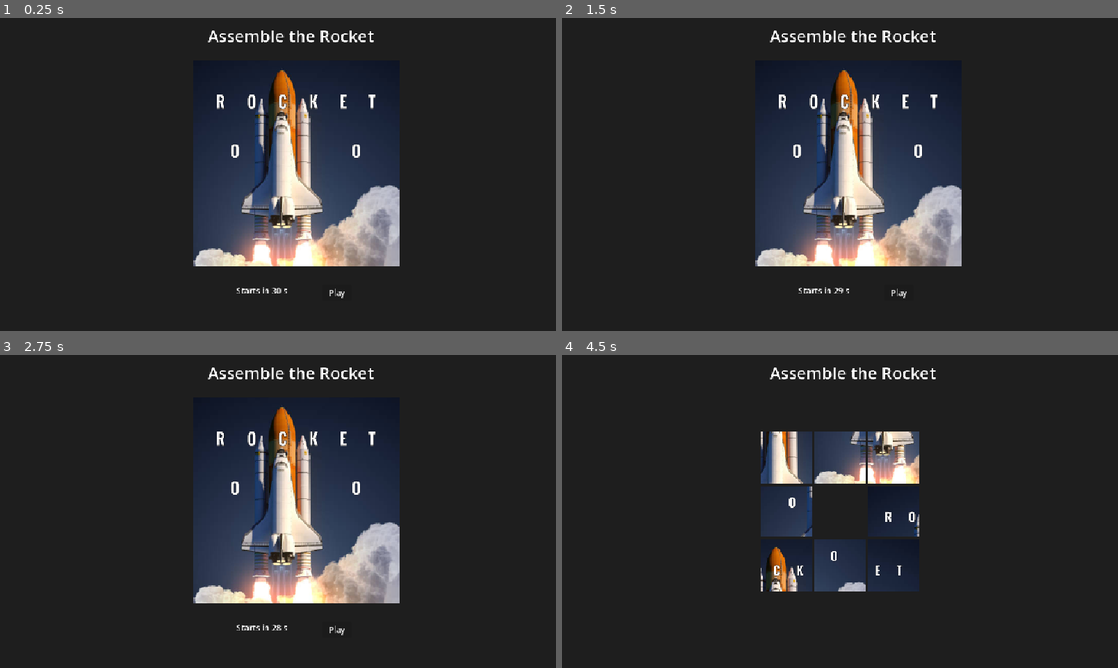
Above: before the commit, frames 1-4 (two rows, left to right).
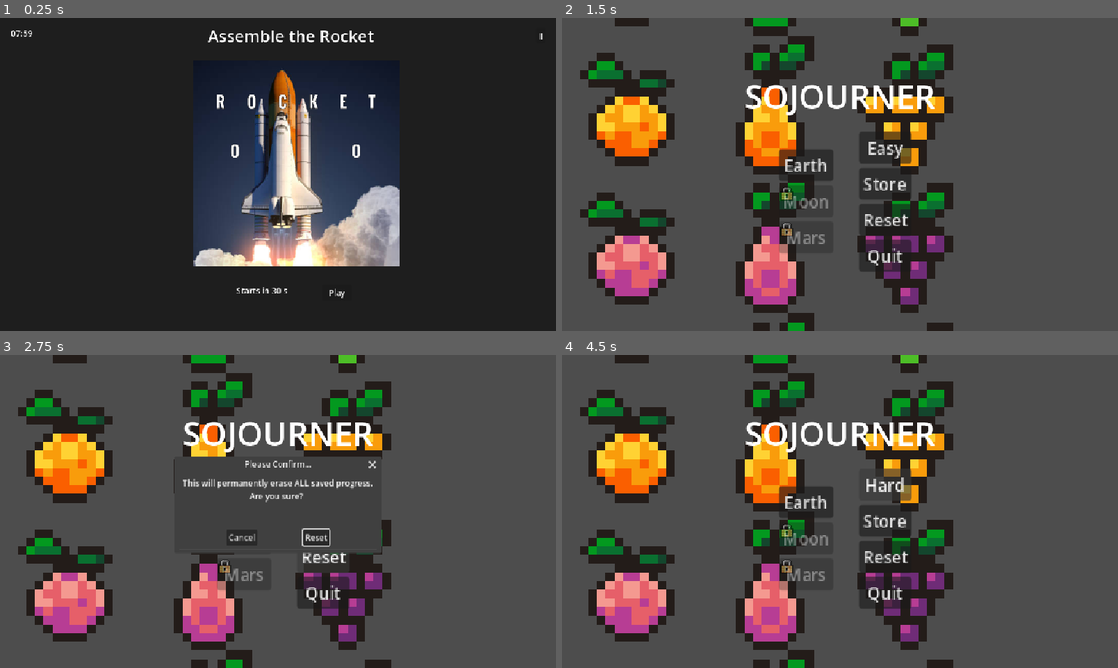
Above: after the commit, the same moments.

Repository: roboz1005/TeamAlpha_BUET_GAMEJAM2026
Game: Godot game, scene res://scenes/rocket/rocket_builder.tscn
Two runs of this game, one before a commit and one after it. Both use one fixed random seed, a clock stepped at 60 frames per second and the inputs below. This scene is started directly instead of the project's main scene.
Inputs (mouse positions are in pixels of both pictures, inside the frame that each line leads up to):
- Up to frame 1 (0.25 s): no input
- Up to frame 2 (1.5 s): click (1101, 36) at 0.5 s, where only the run after the commit has a clickable "II"; click (840, 205) at 1.25 s, where only the run after the commit has a clickable "Main Menu"
- Up to frame 3 (2.75 s): click (322, 555) at 2 s, where only the run after the commit has a clickable "Reset"
- Up to frame 4 (4.5 s): click (878, 536) at 2.75 s, where only the run after the commit has a clickable "Reset"; click (901, 630) at 3.5 s, where only the run before the commit has a clickable "Play"; click (884, 483) at 4.25 s, where only the run after the commit has a clickable "Easy"

The runs differ from the first frame. In frame 1, less than 0.1% of the frame differs, in the area x 2-98%, y 4-7%; in frame 2, 92%, in the area x 0-100%, y 0-100%; in frame 3, 90%; in frame 4, 88%.

Commit message:
coding finished

Diff:
--- a/scenes/menu/main_menu.tscn
+++ b/scenes/menu/main_menu.tscn
@@ -119,13 +119,27 @@
 layout_mode = 2
 text = "Store"
 
+[node name="ResetButton" type="Button" parent="HBoxContainer/VBoxContainer2" unique_id=1324368877]
+layout_mode = 2
+text = "Reset"
+
 [node name="QuitButton" type="Button" parent="HBoxContainer/VBoxContainer2" unique_id=960375854]
 layout_mode = 2
 text = "Quit"
+
+[node name="ResetConfirmDialog" type="ConfirmationDialog" parent="." unique_id=471241033]
+oversampling_override = 1.0
+initial_position = 2
+size = Vector2i(386, 150)
+ok_button_text = "Reset"
+dialog_text = "This will permanently erase ALL saved progress.
+                               Are you sure?"
 
 [connection signal="pressed" from="HBoxContainer/VBoxContainer/EarthButton" to="." method="_on_earth_button_pressed"]
 [connection signal="pressed" from="HBoxContainer/VBoxContainer/MoonButton" to="." method="_on_moon_button_pressed"]
 [connection signal="pressed" from="HBoxContainer/VBoxContainer/MarsButton" to="." method="_on_mars_button_pressed"]
 [connection signal="pressed" from="HBoxContainer/VBoxContainer2/DifficultyButton" to="." method="_on_difficulty_button_pressed"]
 [connection signal="pressed" from="HBoxContainer/VBoxContainer2/StoreButton" to="." method="_on_store_button_pressed"]
+[connection signal="pressed" from="HBoxContainer/VBoxContainer2/ResetButton" to="." method="_on_reset_button_pressed"]
 [connection signal="pressed" from="HBoxContainer/VBoxContainer2/QuitButton" to="." method="_on_quit_button_pressed"]
+[connection signal="confirmed" from="ResetConfirmDialog" to="." method="_on_reset_confirm_dialog_confirmed"]
--- a/scenes/menu/shop.tscn
+++ b/scenes/menu/shop.tscn
@@ -22,24 +22,48 @@
 
 [node name="CoinsLabel" type="Label" parent="." unique_id=1128730995]
 layout_mode = 0
-offset_right = 40.0
-offset_bottom = 23.0
+offset_left = 45.0
+offset_top = 15.0
+offset_right = 88.0
+offset_bottom = 38.0
+text = "Coins"
 
-[node name="BulletList" type="VBoxContainer" parent="." unique_id=702775808]
+[node name="ScrollContainer" type="ScrollContainer" parent="." unique_id=508989163]
 layout_mode = 0
-offset_right = 40.0
-offset_bottom = 40.0
+offset_left = 45.0
+offset_top = 45.0
+offset_right = 945.0
+offset_bottom = 445.0
+
+[node name="BulletList" type="VBoxContainer" parent="ScrollContainer" unique_id=702775808]
+layout_mode = 2
+
+[node name="VBoxContainer" type="VBoxContainer" parent="." unique_id=1907538280]
+layout_mode = 0
+offset_left = 45.0
+offset_top = 460.0
+offset_right = 96.0
+offset_bottom = 495.0
+
+[node name="PotionLabel" type="Label" parent="VBoxContainer" unique_id=174508182]
+layout_mode = 2
+text = "Potion"
+
+[node name="PotionButton" type="Button" parent="VBoxContainer" unique_id=1992178825]
+layout_mode = 2
+text = "Buy"
 
 [node name="BackButton" type="Button" parent="." unique_id=1125648988]
 layout_mode = 1
 anchors_preset = 1
 anchor_left = 1.0
 anchor_right = 1.0
-offset_left = -53.0
-offset_top = 5.0
-offset_right = -8.0
-offset_bottom = 36.0
+offset_left = -60.0
+offset_top = 15.0
+offset_right = -15.0
+offset_bottom = 46.0
 grow_horizontal = 0
 text = "Back"
 
+[connection signal="pressed" from="VBoxContainer/PotionButton" to="." method="_on_potion_button_pressed"]
 [connection signal="pressed" from="BackButton" to="." method="_on_back_button_pressed"]
--- a/scenes/rocket/rocket_builder.tscn
+++ b/scenes/rocket/rocket_builder.tscn
@@ -3,6 +3,7 @@
 [ext_resource type="Texture2D" uid="uid://cvgby6d6k86jb" path="res://assets/sprites/rocket/rocket_image_01.jpg" id="1_4aft2"]
 [ext_resource type="Script" uid="uid://d1ua645n83ux5" path="res://scripts/rocket/rocket_puzzle.gd" id="1_q1g8t"]
 [ext_resource type="Texture2D" uid="uid://m7c4shmrp5tm" path="res://assets/sprites/rocket/rocket_image_02.png" id="2_q1g8t"]
+[ext_resource type="PackedScene" uid="uid://bo5iaemgtknmu" path="res://scenes/ui/pause_menu.tscn" id="4_rcqne"]
 
 [node name="RocketBuilder" type="Control" unique_id=1966412106]
 layout_mode = 3
@@ -38,6 +39,14 @@
 theme_override_font_sizes/font_size = 32
 text = "Assemble the Rocket"
 horizontal_alignment = 1
+
+[node name="TimerLabel" type="Label" parent="." unique_id=1562800477]
+layout_mode = 0
+offset_left = 21.0
+offset_top = 18.0
+offset_right = 66.0
+offset_bottom = 41.0
+text = "Timer"
 
 [node name="PreviewLayer" type="Control" parent="." unique_id=1940826251]
 layout_mode = 1
@@ -144,6 +153,21 @@
 wait_time = 2.0
 one_shot = true
 
+[node name="PauseButton" type="Button" parent="." unique_id=189090584]
+layout_mode = 1
+anchors_preset = 1
+anchor_left = 1.0
+anchor_right = 1.0
+offset_left = -39.0
+offset_top = 19.0
+offset_right = -21.0
+offset_bottom = 50.0
+grow_horizontal = 0
+text = "II"
+
+[node name="PauseMenu" parent="." unique_id=480114824 instance=ExtResource("4_rcqne")]
+
 [connection signal="pressed" from="PreviewLayer/PlayButton" to="." method="_on_play_button_pressed"]
 [connection signal="timeout" from="PreviewTimer" to="." method="_on_preview_timer_timeout"]
 [connection signal="timeout" from="WinTimer" to="." method="_on_win_timer_timeout"]
+[connection signal="pressed" from="PauseButton" to="." method="_on_pause_button_pressed"]
--- a/scripts/autoload/game_manager.gd
+++ b/scripts/autoload/game_manager.gd
@@ -32,6 +32,7 @@
 	"fast": {"name": "Fast Round", "cost": 50, "scene": "res://scenes/entities/bullet_fast.tscn"},
 	"row": {"name": "2 Bullet", "cost": 100, "scene": "res://scenes/entities/bullet_row.tscn"},
 }
+const POTION_COST := 200
 
 # ---------- Persisted state ----------
 var difficulty: String = "easy"    # "easy" or "hard"
@@ -39,13 +40,61 @@
 var map_completed: Dictionary = {"earth": false, "moon": false, "mars": false}
 
 var coins: int = 0
+var max_health_bonus: int = 0
 var unlocked_bullets: Array[String] = ["default"]
 var equipped_bullet: String = "default"
-var earth_current_level: int = 0
-var earth_levels_cleared: Array = []
-var earth_timer_remaining: float = EARTH_TIMER_LIMIT_EASY
-var earth_is_rusted: bool = false
-var earth_pre_rust_level: int = 0
+
+var earth_progress: Dictionary = {
+	"easy": make_default_earth_progress("easy"),
+	"hard": make_default_earth_progress("hard"),
+}
+
+func make_default_earth_progress(diff: String) -> Dictionary:
+	return {
+		"current_level": 0,
+		"levels_cleared": [],
+		"timer_remaining": EARTH_TIMER_LIMIT_HARD if diff == "hard" else EARTH_TIMER_LIMIT_EASY,
+		"is_rusted": false,
+		"pre_rust_level": 0,
+		"rust_return_scene": "",
+		"map_completed": false,
+	}
+
+var earth_current_level: int:
+	get:
+		return earth_progress[difficulty]["current_level"]
+	set(value):
+		earth_progress[difficulty]["current_level"] = value
+
+var earth_levels_cleared: Array:
+	get:
+		return earth_progress[difficulty]["levels_cleared"]
+	set(value):
+		earth_progress[difficulty]["levels_cleared"] = value
+
+var earth_timer_remaining: float:
+	get:
+		return earth_progress[difficulty]["timer_remaining"]
+	set(value):
+		earth_progress[difficulty]["timer_remaining"] = value
+
+var earth_is_rusted: bool:
+	get:
+		return earth_progress[difficulty]["is_rusted"]
+	set(value):
+		earth_progress[difficulty]["is_rusted"] = value
+
+var earth_pre_rust_level: int:
+	get:
+		return earth_progress[difficulty]["pre_rust_level"]
+	set(value):
+		earth_progress[difficulty]["pre_rust_level"] = value
+
+var earth_rust_return_scene: String:
+	get:
+		return earth_progress[difficulty]["rust_return_scene"]
+	set(value):
+		earth_progress[difficulty]["rust_return_scene"] = value
 
 # ---------- Runtime-only state (NOT saved) ----------
 var earth_timer_running: bool = false
@@ -85,6 +134,7 @@
 	get_tree().reload_current_scene()
 
 func complete_earth_map() -> void:
+	earth_progress[difficulty]["map_completed"] = true
 	map_completed["earth"] = true
 	unlocked_maps["moon"] = true
 	earth_timer_running = false
@@ -95,6 +145,7 @@
 	earth_is_rusted = true
 	earth_timer_running = false
 	earth_pre_rust_level = earth_current_level
+	earth_rust_return_scene = get_tree().current_scene.scene_file_path
 	SaveManager.save_game()
 	get_tree().change_scene_to_file(EARTH_BONUS_SCENE)
 
@@ -102,8 +153,25 @@
 	earth_is_rusted = false
 	earth_timer_remaining += EARTH_RUST_BONUS_TIME
 	earth_current_level = earth_pre_rust_level
-	SaveManager.save_game()
-	get_tree().call_deferred("change_scene_to_file", EARTH_LEVEL_SCENES[earth_current_level])
+	var return_scene: String = earth_rust_return_scene
+	if return_scene == "":
+		return_scene = EARTH_LEVEL_SCENES[earth_current_level]
+	SaveManager.save_game()
+	get_tree().change_scene_to_file(return_scene)
+
+func reset_all_progress() -> void:
+	difficulty = "easy"
+	unlocked_maps = {"earth": true, "moon": false, "mars": false}
+	map_completed = {"earth": false, "moon": false, "mars": false}
+	earth_progress = {
+		"easy": make_default_earth_progress("easy"),
+		"hard": make_default_earth_progress("hard"),
+	}
+	coins = 0
+	unlocked_bullets = ["default"]
+	equipped_bullet = "default"
+	max_health_bonus = 0
+	SaveManager.save_game()
 
 func add_coins(amount: int) -> void:
 	coins += amount
@@ -125,3 +193,11 @@
 	if unlocked_bullets.has(bullet_id):
 		equipped_bullet = bullet_id
 		SaveManager.save_game()
+
+func buy_potion() -> bool:
+	if coins < POTION_COST:
+		return false
+	coins -= POTION_COST
+	max_health_bonus += 1
+	SaveManager.save_game()
+	return true
--- a/scripts/autoload/save_manager.gd
+++ b/scripts/autoload/save_manager.gd
@@ -8,14 +8,11 @@
 		"difficulty": GameManager.difficulty,
 		"unlocked_maps": GameManager.unlocked_maps,
 		"map_completed": GameManager.map_completed,
-		"earth_current_level": GameManager.earth_current_level,
-		"earth_levels_cleared": GameManager.earth_levels_cleared,
-		"earth_timer_remaining": GameManager.earth_timer_remaining,
-		"earth_is_rusted": GameManager.earth_is_rusted,
-		"earth_pre_rust_level": GameManager.earth_pre_rust_level,
+		"earth_progress": GameManager.earth_progress,
 		"coins": GameManager.coins,
 		"unlocked_bullets": GameManager.unlocked_bullets,
 		"equipped_bullet": GameManager.equipped_bullet,
+		"max_health_bonus": GameManager.max_health_bonus,
 	}
 	var file := FileAccess.open(SAVE_PATH, FileAccess.WRITE)
 	if file:
@@ -40,25 +37,34 @@
 	GameManager.difficulty = data.get("difficulty", "easy")
 	GameManager.unlocked_maps = data.get("unlocked_maps", GameManager.unlocked_maps)
 	GameManager.map_completed = data.get("map_completed", GameManager.map_completed)
-
-	# JSON always returns numbers as float — cast every int field back explicitly.
-	GameManager.earth_current_level = int(data.get("earth_current_level", 0))
-	GameManager.earth_pre_rust_level = int(data.get("earth_pre_rust_level", 0))
-	GameManager.earth_is_rusted = data.get("earth_is_rusted", false)
-	GameManager.earth_timer_remaining = float(data.get("earth_timer_remaining", GameManager.get_earth_timer_limit()))
 	GameManager.coins = int(data.get("coins", 0))
 	GameManager.equipped_bullet = data.get("equipped_bullet", "default")
+	GameManager.max_health_bonus = int(data.get("max_health_bonus", 0))
+
 	var unlocked_raw: Array = data.get("unlocked_bullets", ["default"])
 	var unlocked: Array[String] = []
 	for v in unlocked_raw:
 		unlocked.append(str(v))
 	GameManager.unlocked_bullets = unlocked
 
-	var cleared_raw: Array = data.get("earth_levels_cleared", [])
-	var cleared: Array = []
-	for v in cleared_raw:
-		cleared.append(int(v))
-	GameManager.earth_levels_cleared = cleared
+	# earth_progress is nested per difficulty, so rebuild each slot explicitly —
+	# JSON always returns numbers as float, so every int field is cast back.
+	var progress_raw: Dictionary = data.get("earth_progress", {})
+	for diff in ["easy", "hard"]:
+		var saved: Dictionary = progress_raw.get(diff, {})
+		var clean: Dictionary = GameManager.make_default_earth_progress(diff)
+		clean["current_level"] = int(saved.get("current_level", clean["current_level"]))
+		clean["timer_remaining"] = float(saved.get("timer_remaining", clean["timer_remaining"]))
+		clean["is_rusted"] = saved.get("is_rusted", clean["is_rusted"])
+		clean["pre_rust_level"] = int(saved.get("pre_rust_level", clean["pre_rust_level"]))
+		clean["rust_return_scene"] = saved.get("rust_return_scene", clean["rust_return_scene"])
+		clean["map_completed"] = saved.get("map_completed", clean["map_completed"])
+		var cleared_raw: Array = saved.get("levels_cleared", [])
+		var cleared: Array = []
+		for v in cleared_raw:
+			cleared.append(int(v))
+		clean["levels_cleared"] = cleared
+		GameManager.earth_progress[diff] = clean
 
 # Optional — not wired to any UI. Call from the Debugger's "Execute" panel
 # during testing to wipe progress and start over.
--- a/scripts/entities/enemy.gd
+++ b/scripts/entities/enemy.gd
@@ -116,10 +116,13 @@
 	var player: Node = get_tree().get_first_node_in_group("player")
 	if not player:
 		return
-	var dir: Vector2 = player.global_position - global_position
-	if dir.length() < 1.0:
-		dir = Vector2.RIGHT
+	var to_player: Vector2 = player.global_position - global_position
+	var shoot_range: float = get_viewport_rect().size.x / 3.0
+	if to_player.length() > shoot_range:
+		return
+	if to_player.length() < 1.0:
+		to_player = Vector2.RIGHT
 	var proj: EnemyProjectile = enemy_projectile_scene.instantiate()
 	get_tree().current_scene.add_child(proj)
 	proj.global_position = global_position
-	proj.set_direction_vector(dir.normalized())
+	proj.set_direction_vector(to_player.normalized())
--- a/scripts/entities/player.gd
+++ b/scripts/entities/player.gd
@@ -27,6 +27,7 @@
 @onready var burst_timer: Timer = $BurstTimer
 
 func _ready() -> void:
+	max_health += GameManager.max_health_bonus
 	health = max_health
 	normal_fire_rate = fire_rate
 	add_to_group("player")
--- a/scripts/menu/main_menu.gd
+++ b/scripts/menu/main_menu.gd
@@ -9,6 +9,8 @@
 @onready var mars_lock_icon: TextureRect = $HBoxContainer/VBoxContainer/MarsButton/LockIcon
 @onready var quit_button: Button = $HBoxContainer/VBoxContainer2/QuitButton
 @onready var store_button: Button = $HBoxContainer/VBoxContainer2/StoreButton
+@onready var reset_button: Button = $HBoxContainer/VBoxContainer2/ResetButton
+@onready var reset_confirm_dialog: ConfirmationDialog = $ResetConfirmDialog
 
 func _ready() -> void:
 	moon_button.disabled = not GameManager.unlocked_maps["moon"]
@@ -17,21 +19,13 @@
 	mars_lock_icon.visible = mars_button.disabled
 	_update_difficulty_button()
 
-func _is_difficulty_locked() -> bool:
-	return GameManager.earth_current_level > 0 or not GameManager.earth_levels_cleared.is_empty()
-
 func _update_difficulty_button() -> void:
-	var locked: bool = _is_difficulty_locked()
-	difficulty_button.disabled = locked
-	var label: String = "Hard" if GameManager.difficulty == "Hard" else "Easy"
-	difficulty_button.text = "Difficulty: %s%s" % [label, " (locked)" if locked else ""]
+	var label: String = "Hard" if GameManager.difficulty == "hard" else "Easy"
+	difficulty_button.text = "%s" % label
 
 # "signal" — DifficultyButton(Button).pressed -> _on_difficulty_button_pressed()
 func _on_difficulty_button_pressed() -> void:
-	if _is_difficulty_locked():
-		return
-	GameManager.difficulty = "Hard" if GameManager.difficulty == "Easy" else "Easy"
-	GameManager.earth_timer_remaining = GameManager.get_earth_timer_limit()
+	GameManager.difficulty = "hard" if GameManager.difficulty == "easy" else "easy"
 	SaveManager.save_game()
 	_update_difficulty_button()
 
@@ -56,3 +50,12 @@
 # "signal" — StoreButton(Button).pressed -> _on_store_button_pressed()
 func _on_store_button_pressed() -> void:
 	get_tree().change_scene_to_file(GameManager.SHOP_SCENE)
+
+# "signal" — ResetButton(Button).pressed -> _on_reset_button_pressed()
+func _on_reset_button_pressed() -> void:
+	reset_confirm_dialog.popup_centered()
+
+# "signal" — ResetConfirmDialog(ConfirmationDialog).confirmed -> _on_reset_confirm_dialog_confirmed()
+func _on_reset_confirm_dialog_confirmed() -> void:
+	GameManager.reset_all_progress()
+	get_tree().reload_current_scene()
--- a/scripts/menu/shop.gd
+++ b/scripts/menu/shop.gd
@@ -2,7 +2,9 @@
 class_name Shop
 
 @onready var coins_label: Label = $CoinsLabel
-@onready var bullet_list: VBoxContainer = $BulletList
+@onready var bullet_list: VBoxContainer = $ScrollContainer/BulletList
+@onready var potion_label: Label = $VBoxContainer/PotionLabel
+@onready var potion_button: Button = $VBoxContainer/PotionButton
 @onready var back_button: Button = $BackButton
 
 func _ready() -> void:
@@ -14,6 +16,7 @@
 	coins_label.text = "Coins: %d" % GameManager.coins
 	for bullet_id in GameManager.BULLET_CATALOG.keys():
 		_add_bullet_row(bullet_id)
+	_update_potion_row()
 
 func _add_bullet_row(bullet_id: String) -> void:
 	var info: Dictionary = GameManager.BULLET_CATALOG[bullet_id]
@@ -50,6 +53,16 @@
 
 	bullet_list.add_child(row)
 
+func _update_potion_row() -> void:
+	potion_label.text = "Max HP Potion (+1 max HP) — Owned: %d" % GameManager.max_health_bonus
+	potion_button.text = "Buy (%d coins)" % GameManager.POTION_COST
+	potion_button.disabled = GameManager.coins < GameManager.POTION_COST
+
+# "signal" — PotionButton(Button).pressed -> _on_potion_button_pressed()
+func _on_potion_button_pressed() -> void:
+	GameManager.buy_potion()
+	_refresh()
+
 func _on_bullet_button_pressed(bullet_id: String) -> void:
 	if GameManager.unlocked_bullets.has(bullet_id):
 		GameManager.equip_bullet(bullet_id)
--- a/scripts/rocket/rocket_puzzle.gd
+++ b/scripts/rocket/rocket_puzzle.gd
@@ -24,6 +24,9 @@
 @onready var grid: GridContainer = $PuzzleLayer/PuzzleGrid
 @onready var win_label: Label = $PuzzleLayer/WinLabel
 @onready var win_timer: Timer = $WinTimer
+@onready var timer_label: Label = $TimerLabel
+@onready var pause_button: Button = $PauseButton
+@onready var pause_menu: PauseMenu = $PauseMenu
 
 func _ready() -> void:
 	GameManager.set_earth_timer_active(true)
@@ -37,6 +40,7 @@
 
 	rocket_image = rocket_images[randi() % rocket_images.size()]
 	preview_image.texture = rocket_image
+	grid_size = 3 if GameManager.difficulty == "easy" else 4
 	grid.columns = grid_size
 	total_tiles = grid_size * grid_size
 	blank_id = total_tiles - 1
@@ -50,6 +54,7 @@
 	GameManager.set_earth_timer_active(false)
 
 func _process(_delta: float) -> void:
+	_update_timer_label()
 	if preview_layer.visible:
 		preview_countdown_label.text = "Starts in %d s" % int(ceil(preview_timer.time_left))
 
@@ -149,6 +154,12 @@
 	win_label.visible = true
 	win_timer.start()
 
+func _update_timer_label() -> void:
+	var t: float = max(GameManager.earth_timer_remaining, 0.0)
+	var minutes: int = int(t) / 60
+	var seconds: int = int(t) % 60
+	timer_label.text = "%02d:%02d" % [minutes, seconds]
+
 # "signal" — PlayButton(Button).pressed -> _on_play_button_pressed()
 func _on_play_button_pressed() -> void:
 	_start_puzzle()
@@ -168,3 +179,7 @@
 # "signal" — WinTimer(Timer).timeout -> _on_win_timer_timeout()
 func _on_win_timer_timeout() -> void:
 	GameManager.complete_earth_map()
+
+func _on_pause_button_pressed() -> void:
+	get_tree().paused = true
+	pause_menu.visible = true
